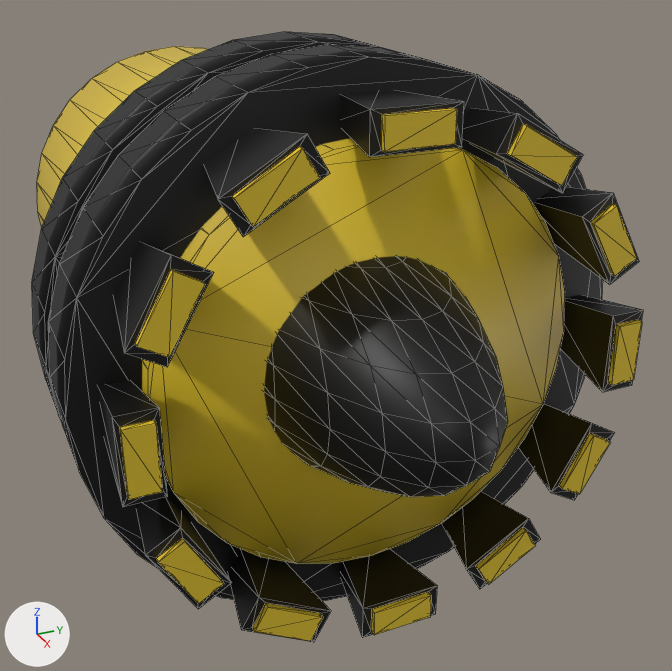
The glTF model assets/ship/thruster/SpaceshipThruster.glb, before and after one commit.
Both versions are drawn from a 50 mm lens placed at (4.24, -1.64, 1.81), pointed at (-0.29, 0.4, -0.45). The axes (+X, +Y, +Z) are drawn at lower left. The lights are the same throughout. Mesh edges are drawn as thin lines. Where no turn or scale is listed for an object, it has been applied to the vertices. Vertices at the same position are counted once.
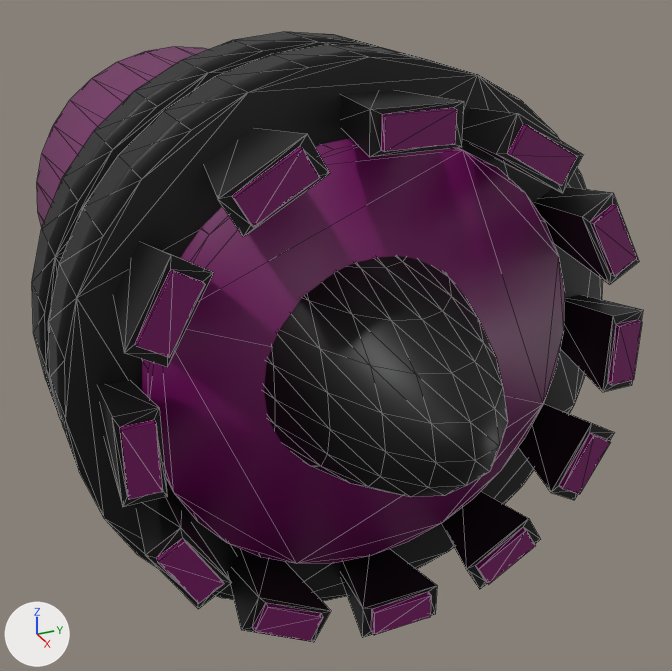
What differs and where, as boxes (x1, y1, x2, y2) in the pictures (672 x 671 px):
'MainCylinder', recoloured (yellow to purple)
    both: (37, 46, 565, 564)
part 1 of me_cube_001, recoloured (yellow to purple)
    both: (381, 108, 457, 152)
part 2 of me_cube_002, recoloured (yellow to purple)
    both: (507, 124, 578, 185)
part 3 of me_cube_003, recoloured (yellow to purple)
    both: (590, 204, 637, 276)
part 4 of me_cube_004, recoloured (yellow to purple)
    both: (608, 320, 642, 385)
part 5 of me_cube_005, recoloured (yellow to purple)
    both: (559, 433, 611, 494)
part 6 of me_cube_006, recoloured (yellow to purple)
    both: (476, 527, 535, 584)
part 7 of me_cube_007, recoloured (yellow to purple)
    both: (371, 592, 431, 635)
part 8 of me_cube_008, recoloured (yellow to purple)
    both: (252, 603, 323, 641)
part 9 of me_cube_009, recoloured (yellow to purple)
    both: (156, 538, 224, 604)
part 10 of me_cube_010, recoloured (yellow to purple)
    both: (120, 420, 163, 499)
part 11 of me_cube_011, recoloured (yellow to purple)
    both: (135, 269, 205, 358)
part 12 of me_cube_012, recoloured (yellow to purple)
    both: (232, 147, 320, 227)

Patch to the scene script:
```diff
--- a/assets/ship/thruster/SpaceshipThruster.glb.py
+++ b/assets/ship/thruster/SpaceshipThruster.glb.py
@@ me_cube_001 @@
 me_cube_001.from_pydata(...)  # 20 vertices, 28 faces; spans x 0.8..1.328, y -0.19..0.19, z 1.016..1.184
+# me_cube_001 part 1: all 10 faces that had it switch from mat_yellow (yellow #e7c72e) to mat_yellow_001 (dark purple #770564)
 me_cube_001.materials.append(mat_black)
@@ me_cube_002 @@
 me_cube_002.from_pydata(...)  # 20 vertices, 28 faces; spans x 0.8..1.328, y 0.343..0.757, z 0.785..1.12
+# me_cube_002 part 2: all 10 faces that had it switch from mat_yellow (yellow #e7c72e) to mat_yellow_001 (dark purple #770564)
 me_cube_002.materials.append(mat_black)
@@ me_cube_003 @@
 me_cube_003.from_pydata(...)  # 20 vertices, 28 faces; spans x 0.8..1.328, y 0.785..1.12, z 0.343..0.757
+# me_cube_003 part 3: all 10 faces that had it switch from mat_yellow (yellow #e7c72e) to mat_yellow_001 (dark purple #770564)
 me_cube_003.materials.append(mat_black)
@@ me_cube_004 @@
 me_cube_004.from_pydata(...)  # 20 vertices, 28 faces; spans x 0.8..1.328, y 1.016..1.184, z -0.19..0.19
+# me_cube_004 part 4: all 10 faces that had it switch from mat_yellow (yellow #e7c72e) to mat_yellow_001 (dark purple #770564)
 me_cube_004.materials.append(mat_black)
@@ me_cube_005 @@
 me_cube_005.from_pydata(...)  # 20 vertices, 28 faces; spans x 0.8..1.328, y 0.785..1.12, z -0.757..-0.343
+# me_cube_005 part 5: all 10 faces that had it switch from mat_yellow (yellow #e7c72e) to mat_yellow_001 (dark purple #770564)
 me_cube_005.materials.append(mat_black)
@@ me_cube_006 @@
 me_cube_006.from_pydata(...)  # 20 vertices, 28 faces; spans x 0.8..1.328, y 0.343..0.757, z -1.12..-0.785
+# me_cube_006 part 6: all 10 faces that had it switch from mat_yellow (yellow #e7c72e) to mat_yellow_001 (dark purple #770564)
 me_cube_006.materials.append(mat_black)
@@ me_cube_007 @@
 me_cube_007.from_pydata(...)  # 20 vertices, 28 faces; spans x 0.8..1.328, y -0.19..0.19, z -1.184..-1.016
+# me_cube_007 part 7: all 10 faces that had it switch from mat_yellow (yellow #e7c72e) to mat_yellow_001 (dark purple #770564)
 me_cube_007.materials.append(mat_black)
@@ me_cube_008 @@
 me_cube_008.from_pydata(...)  # 20 vertices, 28 faces; spans x 0.8..1.328, y -0.757..-0.343, z -1.12..-0.785
+# me_cube_008 part 8: all 10 faces that had it switch from mat_yellow (yellow #e7c72e) to mat_yellow_001 (dark purple #770564)
 me_cube_008.materials.append(mat_black)
@@ me_cube_009 @@
 me_cube_009.from_pydata(...)  # 20 vertices, 28 faces; spans x 0.8..1.328, y -1.12..-0.785, z -0.757..-0.343
+# me_cube_009 part 9: all 10 faces that had it switch from mat_yellow (yellow #e7c72e) to mat_yellow_001 (dark purple #770564)
 me_cube_009.materials.append(mat_black)
@@ me_cube_010 @@
 me_cube_010.from_pydata(...)  # 20 vertices, 28 faces; spans x 0.8..1.328, y -1.184..-1.016, z -0.19..0.19
+# me_cube_010 part 10: all 10 faces that had it switch from mat_yellow (yellow #e7c72e) to mat_yellow_001 (dark purple #770564)
 me_cube_010.materials.append(mat_black)
@@ me_cube_011 @@
 me_cube_011.from_pydata(...)  # 20 vertices, 28 faces; spans x 0.8..1.328, y -1.12..-0.785, z 0.343..0.757
+# me_cube_011 part 11: all 10 faces that had it switch from mat_yellow (yellow #e7c72e) to mat_yellow_001 (dark purple #770564)
 me_cube_011.materials.append(mat_black)
@@ me_cube_012 @@
 me_cube_012.from_pydata(...)  # 20 vertices, 28 faces; spans x 0.8..1.328, y -0.757..-0.343, z 0.785..1.12
+# me_cube_012 part 12: all 10 faces that had it switch from mat_yellow (yellow #e7c72e) to mat_yellow_001 (dark purple #770564)
 me_cube_012.materials.append(mat_black)
@@ me_cylinder @@
 me_cylinder.from_pydata(...)  # 64 vertices, 124 faces; spans x -2.0..1.0, y -1.0..1.0, z -1.0..1.0
-me_cylinder.materials.append(mat_yellow)  # yellow #e7c72e
+me_cylinder.materials.append(mat_yellow_001)  # dark purple #770564
```
